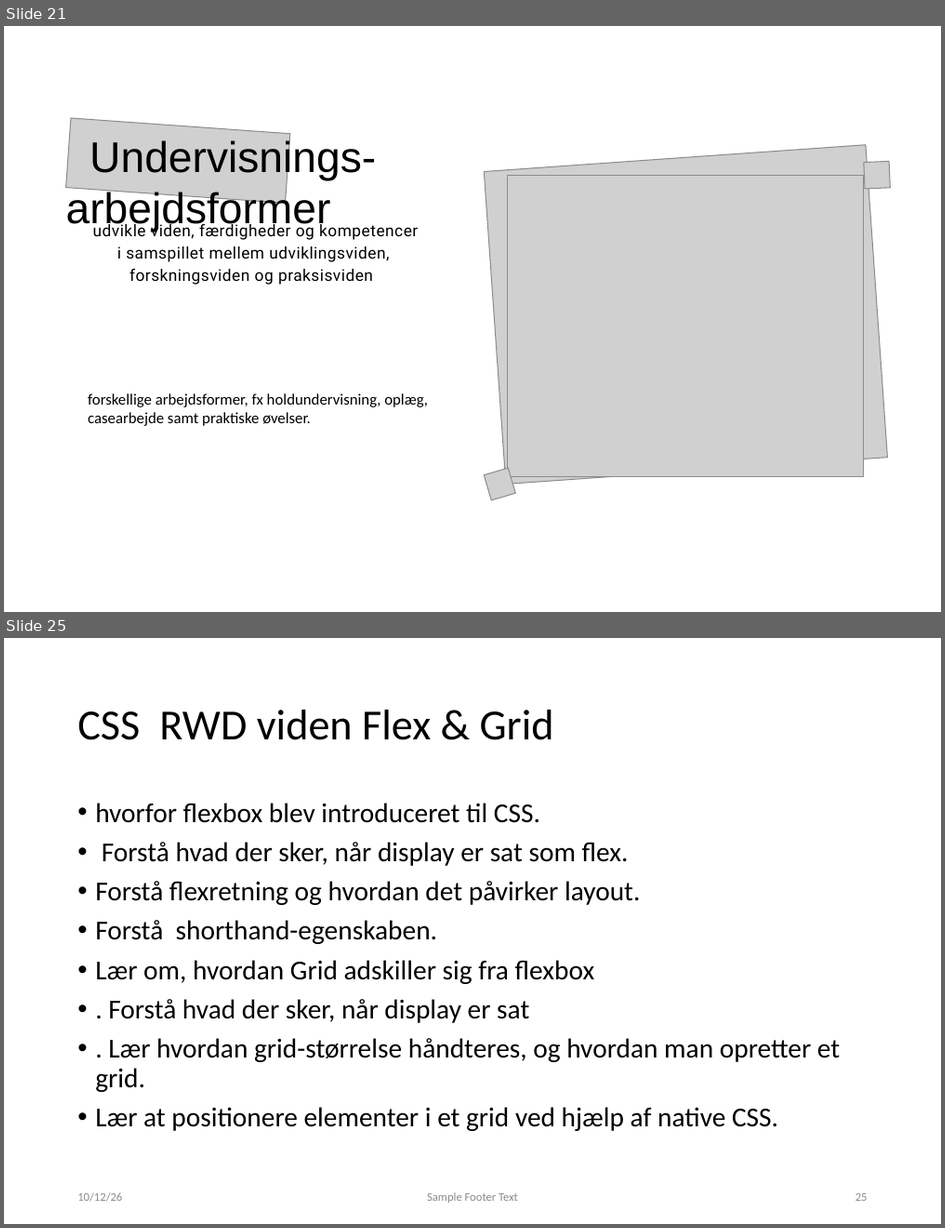
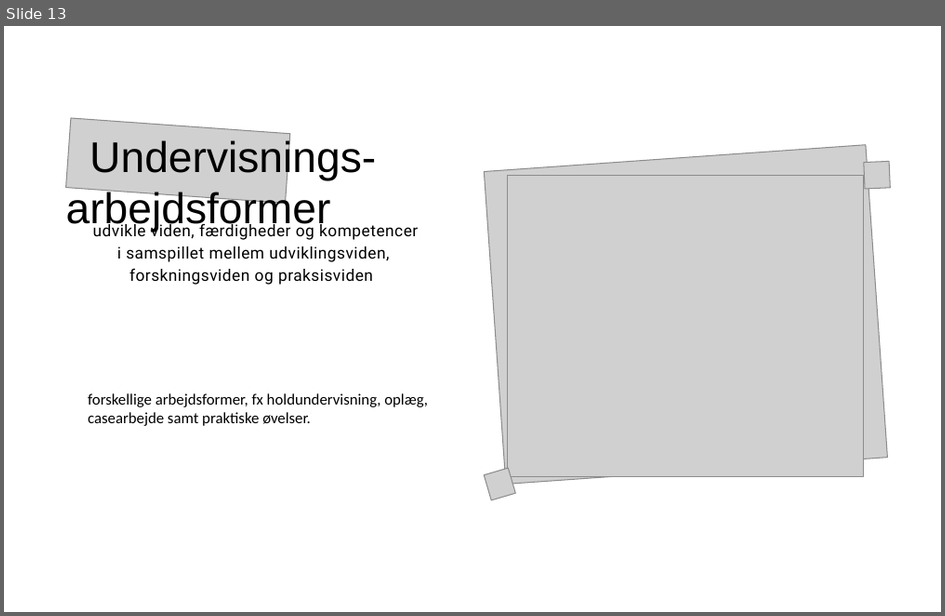
Before and after one commit to xiaoleibi/DMU26, a slide deck: UX valgfag2026.pptx. Shown one above the other, each under a label of ours: slides 21 and 25 before the commit, slide 13 after it; the slides between them are not shown. The pictures are 945x1228 and 945x616 pixels, drawn with LibreOffice and Linux fonts; fonts in the diff are those of the drawing; grey boxes stand for pictures. Boxes give left, top, right and bottom in pixels: in the first picture for what was removed or moved away, otherwise in the second. Text is boxed around its words. In the diff, an @@ line names an element or a change of style, - is before the commit and + after.

```diff
--- a/UX valgfag2026.pptx
+++ b/UX valgfag2026.pptx
@@ slide 25 removed at box(4, 638, 941, 1224), background #FFFFFF @@
@@ title removed at box(77, 710, 555, 740) @@
-CSS RWD viden Flex & Grid
@@ text removed at box(95, 803, 840, 1131) @@
-• hvorfor flexbox blev introduceret til CSS.
-• Forstå hvad der sker, når display er sat som flex.
-• Forstå flexretning og hvordan det påvirker layout.
-• Forstå shorthand-egenskaben.
-• Lær om, hvordan Grid adskiller sig fra flexbox
-• . Forstå hvad der sker, når display er sat
-• . Lær hvordan grid-størrelse håndteres, og hvordan man opretter et grid.
-• Lær at positionere elementer i et grid ved hjælp af native CSS.
@@ text removed at box(77, 1192, 122, 1202) @@
-10/12/26
@@ text removed at box(427, 1192, 518, 1203) @@
-Sample Footer Text
@@ page number removed at box(856, 1193, 868, 1201) @@
-25
@@ what was slide 21 is now slide 13 @@
```
Also in this commit, not shown: 4 slides changed, 1 slide added, 12 other slides removed.
